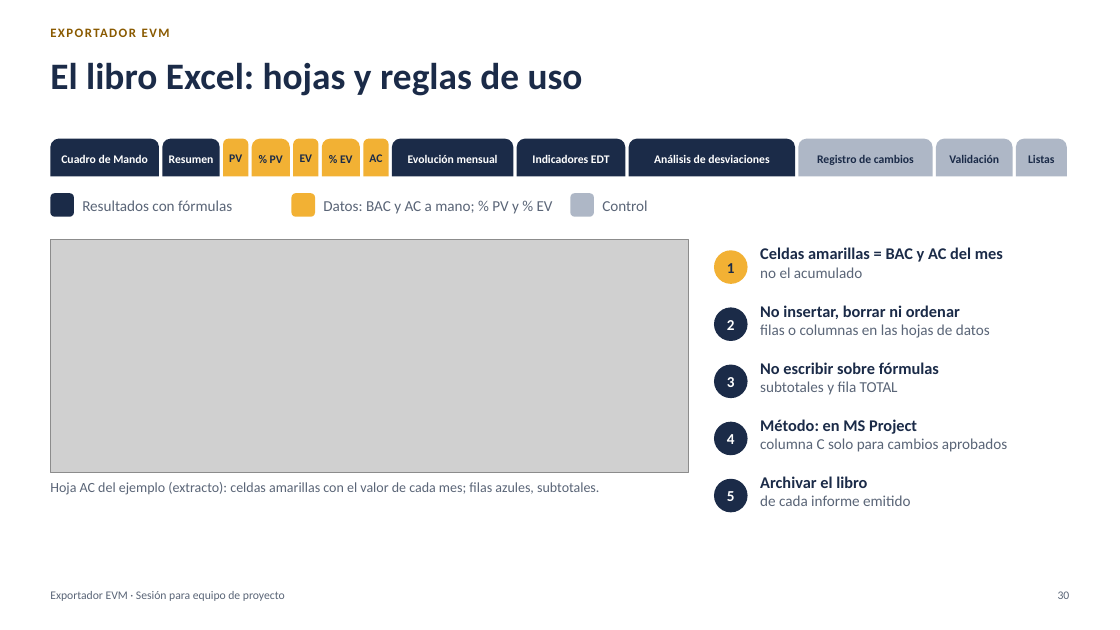
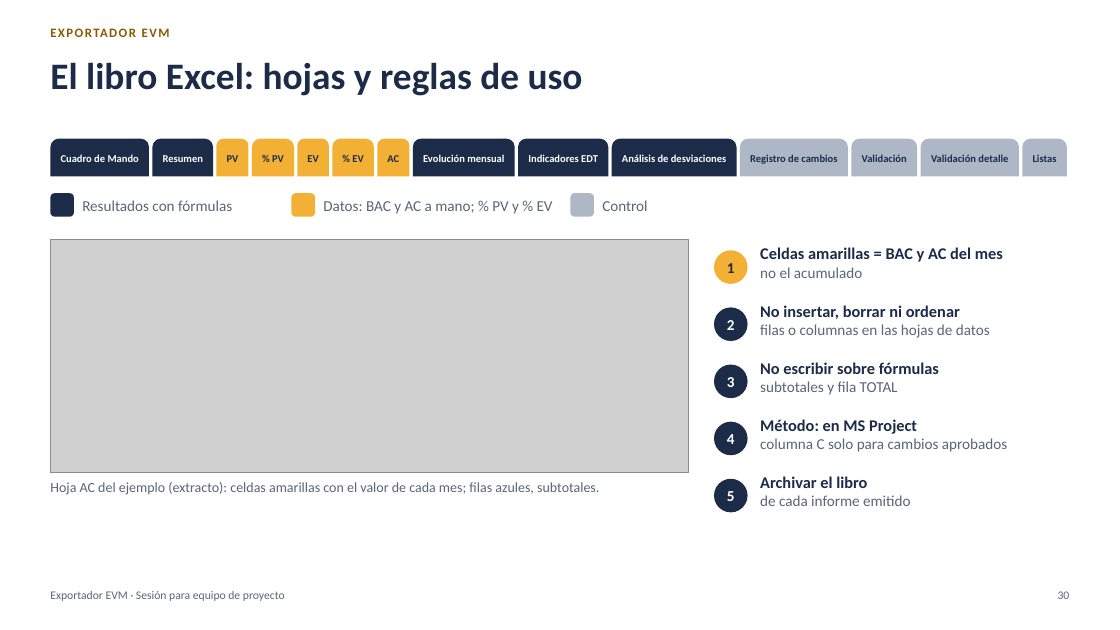
Before and after one commit to MarceloSalazar/evm-automation, a slide deck: slide 30 of docs/presentacion-jefes-de-proyecto.pptx. Drawn at 1120x630 pixels with LibreOffice and Linux fonts; fonts in the diff are those of the drawing; grey boxes stand for pictures. Boxes give left, top, right and bottom in pixels: in the first picture for what was removed or moved away, otherwise in the second. Text is boxed around its words. In the diff, an @@ line names an element or a change of style, - is before the commit and + after.

```diff
--- a/docs/presentacion-jefes-de-proyecto.pptx
+++ b/docs/presentacion-jefes-de-proyecto.pptx
@@ round same rect "Cuadro de Mando": place and size @@
-round same rect "Cuadro de Mando" at [50,139,159,176]
+round same rect "Cuadro de Mando" at [50,139,149,176]
@@ round same rect "Resumen": place and size @@
-round same rect "Resumen" at [162,139,219,176]
+round same rect "Resumen" at [152,139,213,176]
@@ round same rect "PV": place and size @@
-round same rect "PV" at [223,139,249,176]
+round same rect "PV" at [217,139,249,176]
@@ round same rect "% PV": place and size @@
-round same rect "% PV" at [252,139,290,176]
+round same rect "% PV" at [252,139,294,176]
@@ round same rect "EV": place and size @@
-round same rect "EV" at [293,139,318,176]
+round same rect "EV" at [297,139,329,176]
@@ round same rect "% EV": place and size @@
-round same rect "% EV" at [322,139,360,176]
+round same rect "% EV" at [333,139,375,176]
@@ round same rect "AC": place and size @@
-round same rect "AC" at [363,139,388,176]
+round same rect "AC" at [377,139,409,176]
@@ round same rect "Evolución mensual": place and size @@
-round same rect "Evolución mensual" at [392,139,514,176]
+round same rect "Evolución mensual" at [413,139,514,176]
@@ round same rect "Indicadores EDT": place and size @@
-round same rect "Indicadores EDT" at [517,139,625,176]
+round same rect "Indicadores EDT" at [518,139,608,176]
@@ round same rect "Análisis de desviaciones": place and size @@
-round same rect "Análisis de desviaciones" at [628,139,795,176]
+round same rect "Análisis de desviaciones" at [612,139,737,176]
@@ round same rect "Registro de cambios": place and size @@
-round same rect "Registro de cambios" at [798,139,933,176]
+round same rect "Registro de cambios" at [740,139,849,176]
@@ size 10 to 9 pt in 13 elements at [252,139,294,176], [152,139,213,176], [50,139,149,176], [1023,139,1067,176], [333,139,375,176], [217,139,249,176], [297,139,329,176], [518,139,608,176], [377,139,409,176], [413,139,514,176], [612,139,737,176], [740,139,849,176], [851,139,917,176] @@
@@ round same rect "Validación": place and size @@
-round same rect "Validación" at [936,139,1012,176]
+round same rect "Validación" at [851,139,917,176]
@@ round same rect added at [921,139,1019,176], fill #AEB7C6, 9 pt, text #1B2B48, bold @@
+Validación detalle
@@ round same rect "Listas": place and size @@
-round same rect "Listas" at [1016,139,1067,176]
+round same rect "Listas" at [1023,139,1067,176]
```
Also in this commit, not shown: 1 other slide changed, 9 other files.
